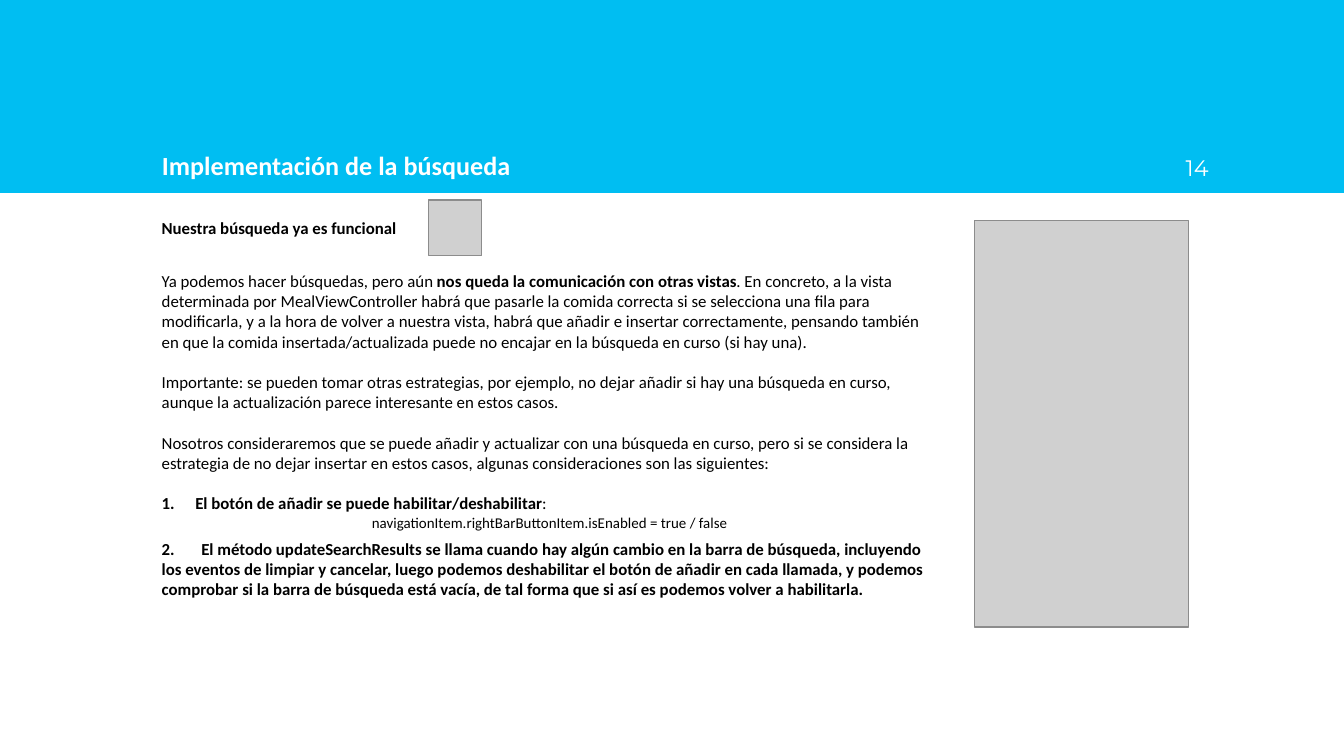
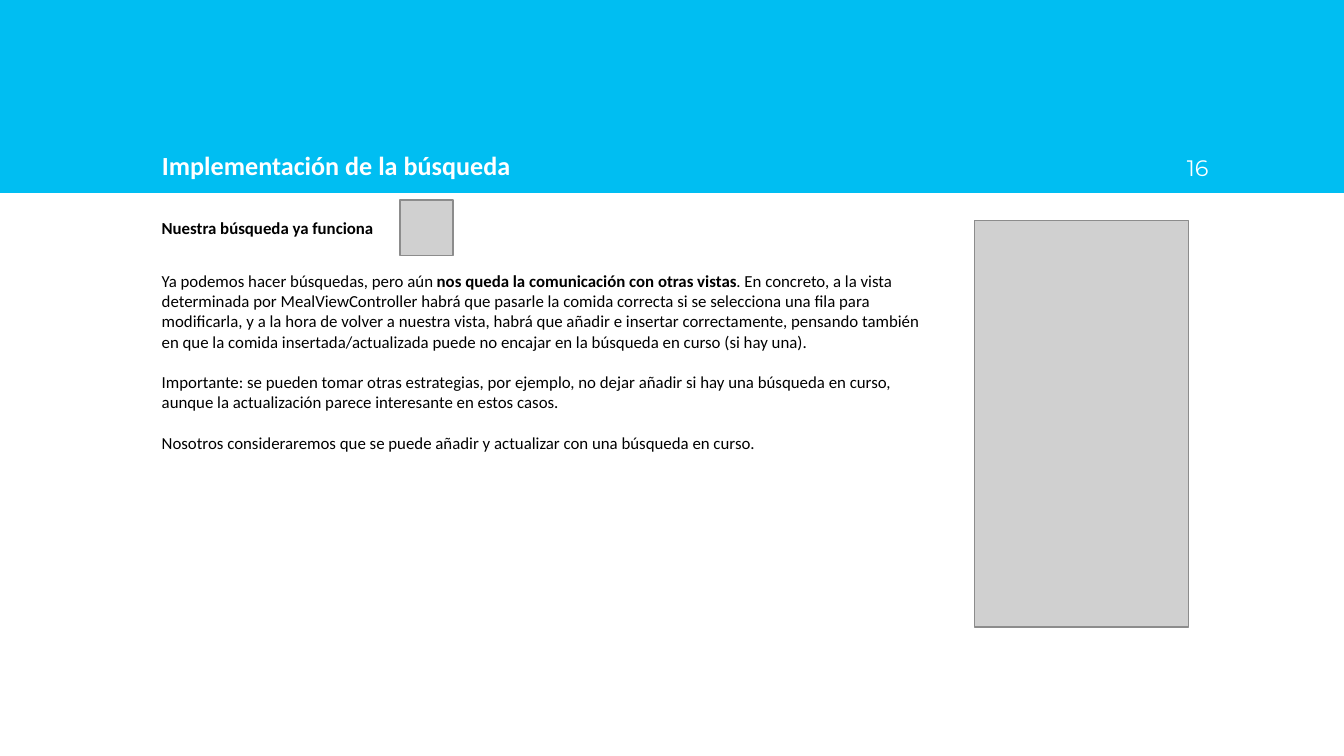
Before and after one commit to AlfonsoLRz/iOS_SearchBar, a slide deck: slide 16 of doc/Presentación.pptx (slide 14 before the commit). Drawn at 1344x756 pixels with LibreOffice and Linux fonts; fonts in the diff are those of the drawing; grey boxes stand for pictures; background and template pictures are left out. Boxes give left, top, right and bottom in pixels: in the first picture for what was removed or moved away, otherwise in the second. Text is boxed around its words. In the diff, an @@ line names an element or a change of style, - is before the commit and + after.

```diff
--- a/doc/Presentación.pptx
+++ b/doc/Presentación.pptx
@@ page number at [1187, 160, 1209, 176]: text changed @@
-14
+16
@@ picture: place and size @@
-picture at [429, 200, 481, 257]
+picture at [401, 200, 453, 257]
@@ text at [162, 222, 373, 237]: text changed @@
-Nuestra búsqueda ya es funcional
+Nuestra búsqueda ya funciona
@@ text at [162, 437, 754, 452]: text changed; bold off @@
-Nosotros consideraremos que se puede añadir y actualizar con una búsqueda en curso, pero si se considera la estrategia de no dejar insertar en estos casos, algunas consideraciones son las siguientes:
-1. El botón de añadir se puede habilitar/deshabilitar:
-      navigationItem.rightBarButtonItem.isEnabled = true / false
-      2. El método updateSearchResults se llama cuando hay algún cambio en la barra de búsqueda, incluyendo los eventos de limpiar y cancelar, luego podemos deshabilitar el botón de añadir en cada llamada, y podemos comprobar si la barra de búsqueda está vacía, de tal forma que si así es podemos volver a habilitarla.
+Nosotros consideraremos que se puede añadir y actualizar con una búsqueda en curso.
```
Also in this commit, not shown: 2 slides added, 3 other files.
